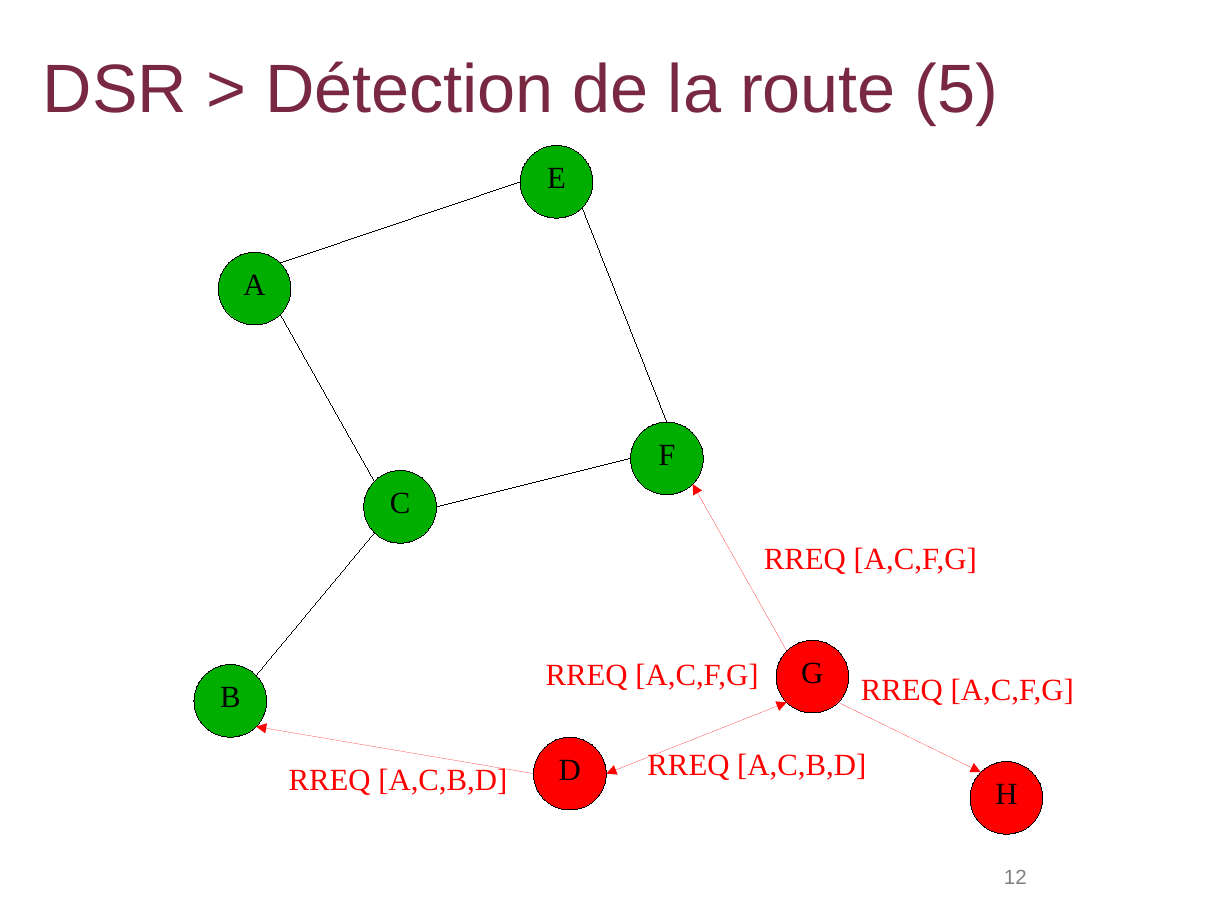
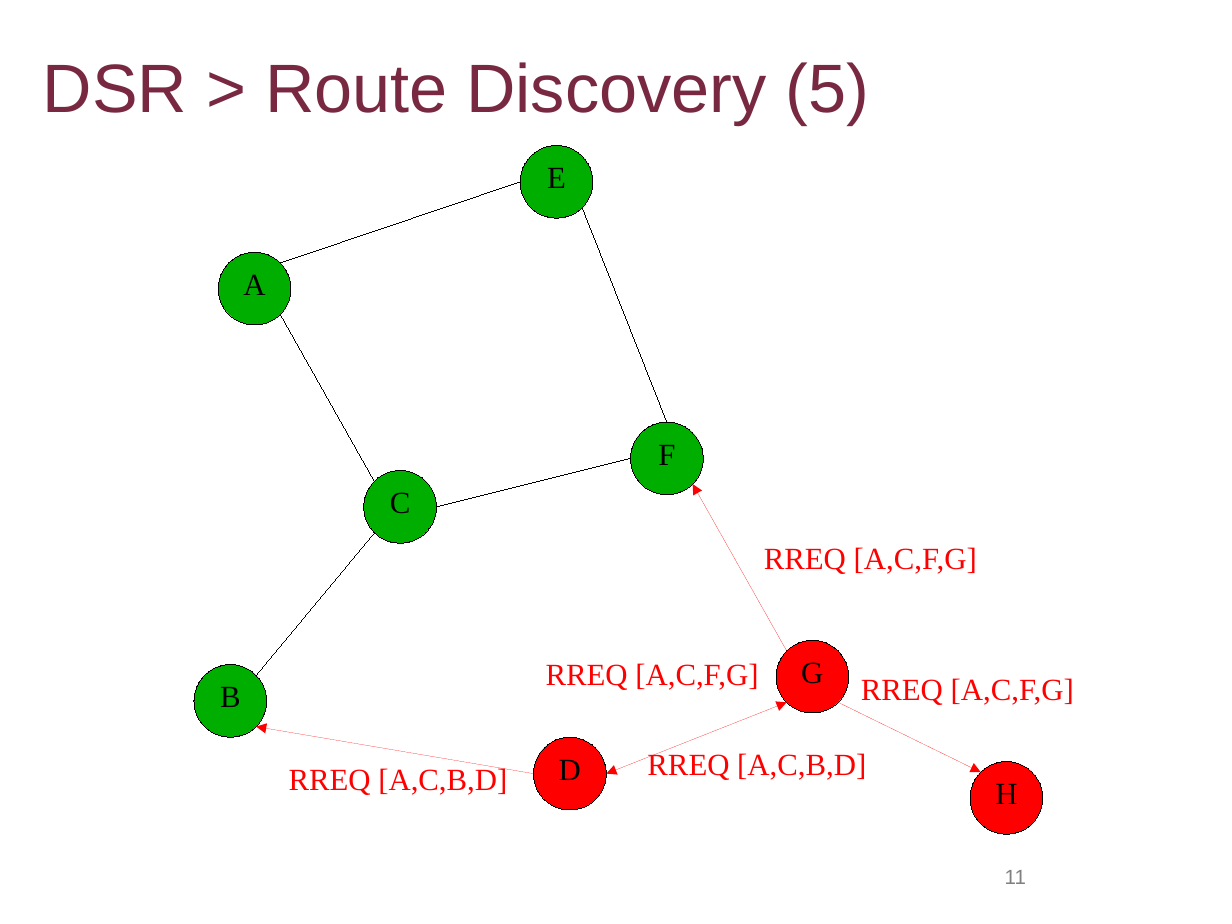
Before and after one commit to lbarbisan/adhoc, a slide deck: slide 11 of work/les_routages_adhoc.odp (slide 12 before the commit). Drawn at 1232x924 pixels with LibreOffice and Linux fonts; fonts in the diff are those of the drawing; background and template pictures are left out. Boxes give left, top, right and bottom in pixels: in the first picture for what was removed or moved away, otherwise in the second. Text is boxed around its words. In the diff, an @@ line names an element or a change of style, - is before the commit and + after.

```diff
--- a/work/les_routages_adhoc.odp
+++ b/work/les_routages_adhoc.odp
@@ title at (43, 62, 870, 124): text changed @@
-DSR > Détection de la route (5)
+DSR > Route Discovery (5)
@@ page number at (1005, 870, 1026, 884): text changed @@
-12
+11
```
Also in this commit, not shown: 16 other slides changed, 1 slide removed.
